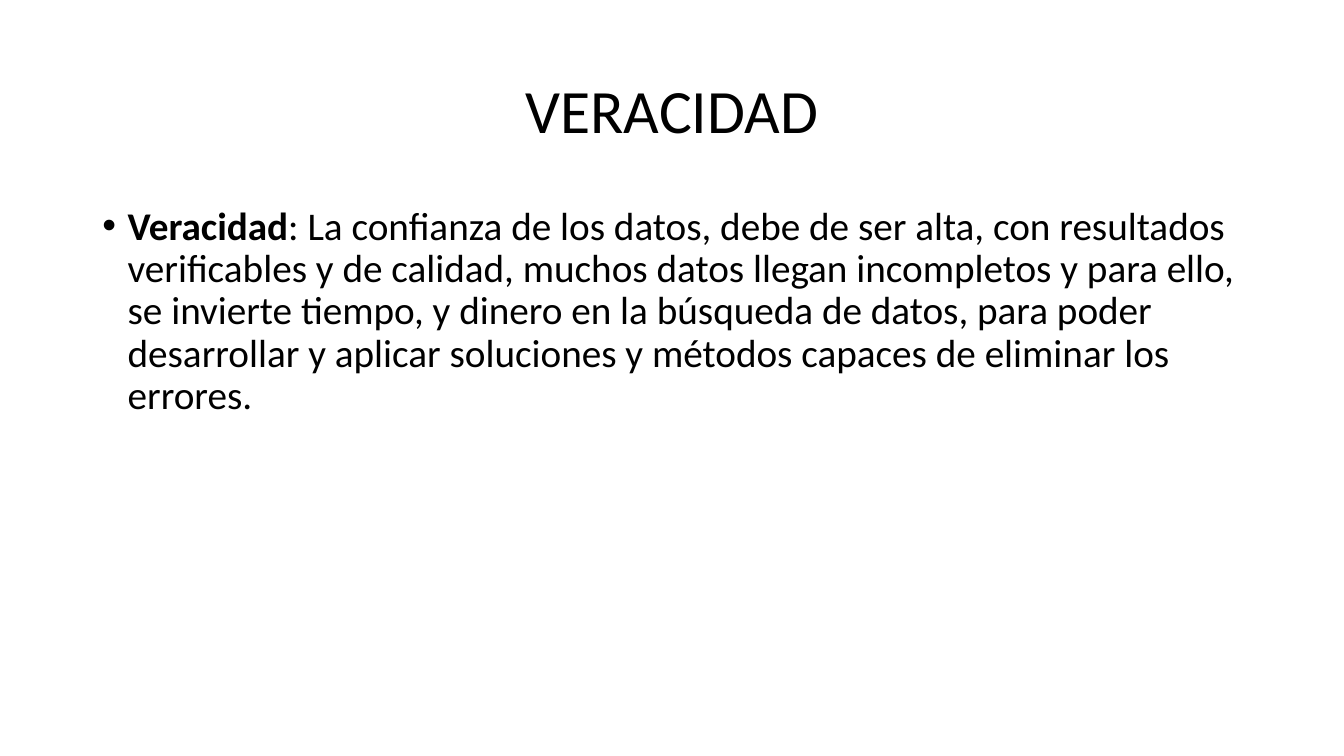
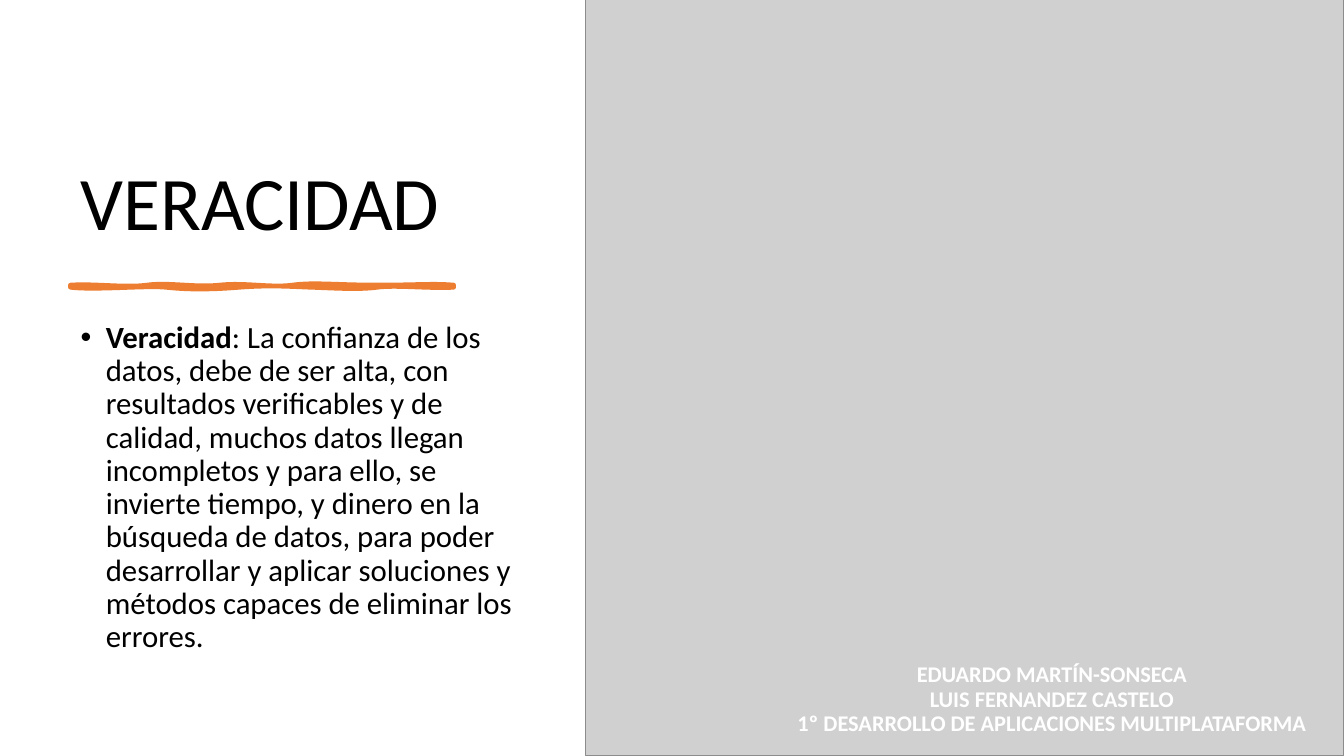
Before and after one commit to maraloeDev/Grado_SuperiorDAM, a slide deck: slide 7 of Bases de Datos/1º Evaluación/Ejercicios/Ejercicio2/Explotación de bases de datos Big Data.pptx. Drawn at 1344x756 pixels with LibreOffice and Linux fonts; fonts in the diff are those of the drawing; grey boxes stand for pictures. Boxes give left, top, right and bottom in pixels: in the first picture for what was removed or moved away, otherwise in the second. Text is boxed around its words. In the diff, an @@ line names an element or a change of style, - is before the commit and + after.

```diff
--- a/Bases de Datos/1º Evaluación/Ejercicios/Ejercicio2/Explotación de bases de datos Big Data.pptx
+++ b/Bases de Datos/1º Evaluación/Ejercicios/Ejercicio2/Explotación de bases de datos Big Data.pptx
@@ picture added at <box>586,0,1344,756</box> @@
@@ title "VERACIDAD": place and size @@
-title "VERACIDAD" at <box>526,93,818,134</box>
+title "VERACIDAD" at <box>81,181,440,231</box>
@@ title "VERACIDAD" at <box>81,181,440,231</box>: size 44 to 54 pt; alignment centre to left; vertical alignment middle to bottom @@
@@ freeform shape added at <box>71,285,454,287</box>, fill #ED7D31, outline #ED7D31 3.5 pt @@
@@ text "Veracidad: La confianza de los ...": place and size @@
-text "Veracidad: La confianza de los ..." at <box>128,212,1234,410</box>
+text "Veracidad: La confianza de los ..." at <box>106,326,511,648</box>
@@ text "Veracidad: La confianza de los ..." at <box>106,326,511,648</box>: size 28 to 22 pt @@
@@ text added at <box>797,664,1306,731</box>, 16 pt, text #FFFFFF, bold @@
+EDUARDO MARTÍN-SONSECA
+LUIS FERNANDEZ CASTELO
+1º DESARROLLO DE APLICACIONES MULTIPLATAFORMA
```
Also in this commit, not shown: 4 other slides changed, 1 slide added.
